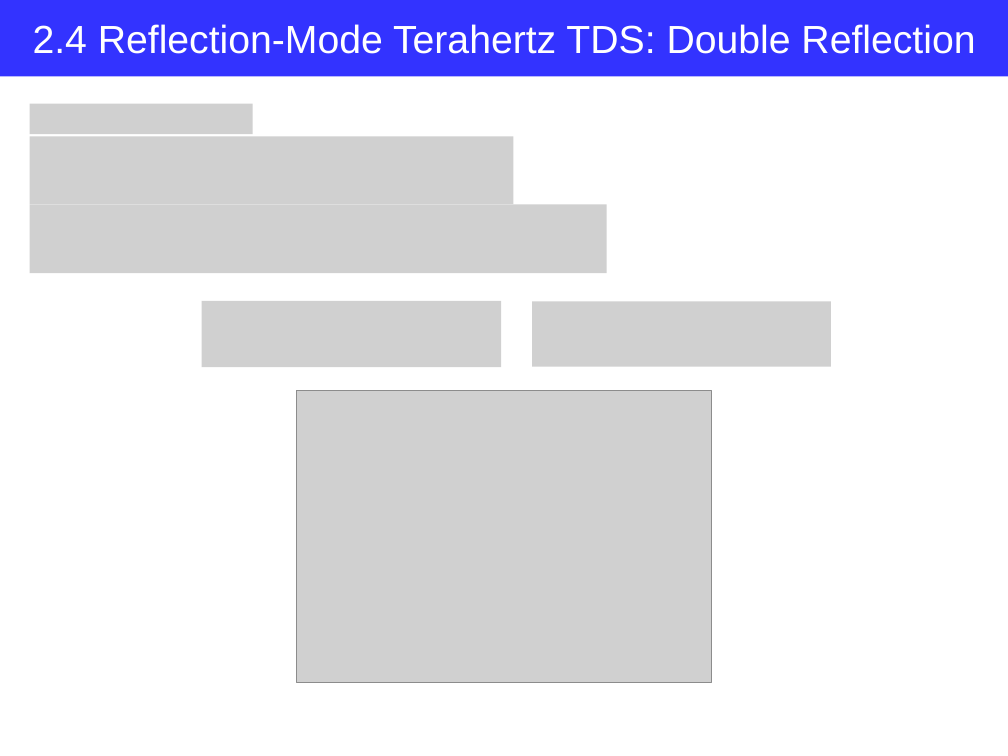
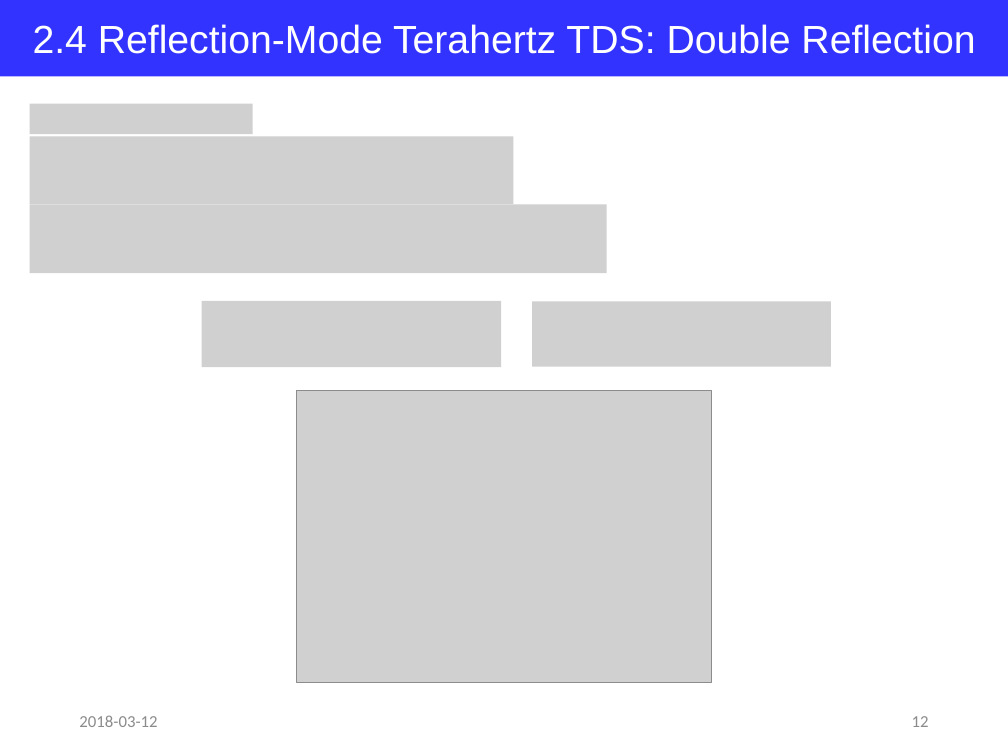
Before and after one commit to jglee96/NBTP_Lab, a slide deck: slide 12 of Terahertz Metrology/Ch2/Terahertz Metrology_Ch2.pptx. Drawn at 1008x756 pixels with LibreOffice and Linux fonts; fonts in the diff are those of the drawing; grey boxes stand for pictures. Boxes give left, top, right and bottom in pixels: in the first picture for what was removed or moved away, otherwise in the second. Text is boxed around its words. In the diff, an @@ line names an element or a change of style, - is before the commit and + after.

```diff
--- a/Terahertz Metrology/Ch2/Terahertz Metrology_Ch2.pptx
+++ b/Terahertz Metrology/Ch2/Terahertz Metrology_Ch2.pptx
@@ text added at [79,715,157,727], 12 pt, text #8C8C8C @@
+2018-03-12
@@ page number added at [912,716,929,727], 12 pt, text #8C8C8C @@
+12
```
Also in this commit, not shown: 20 other slides changed, 2 slides added, 1 slide removed, 4 other files.
